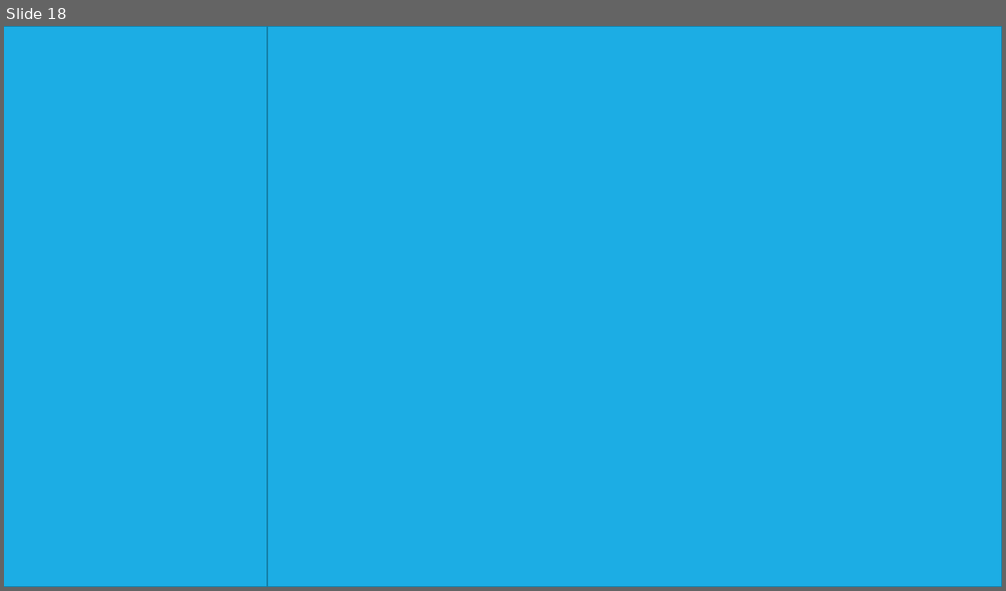
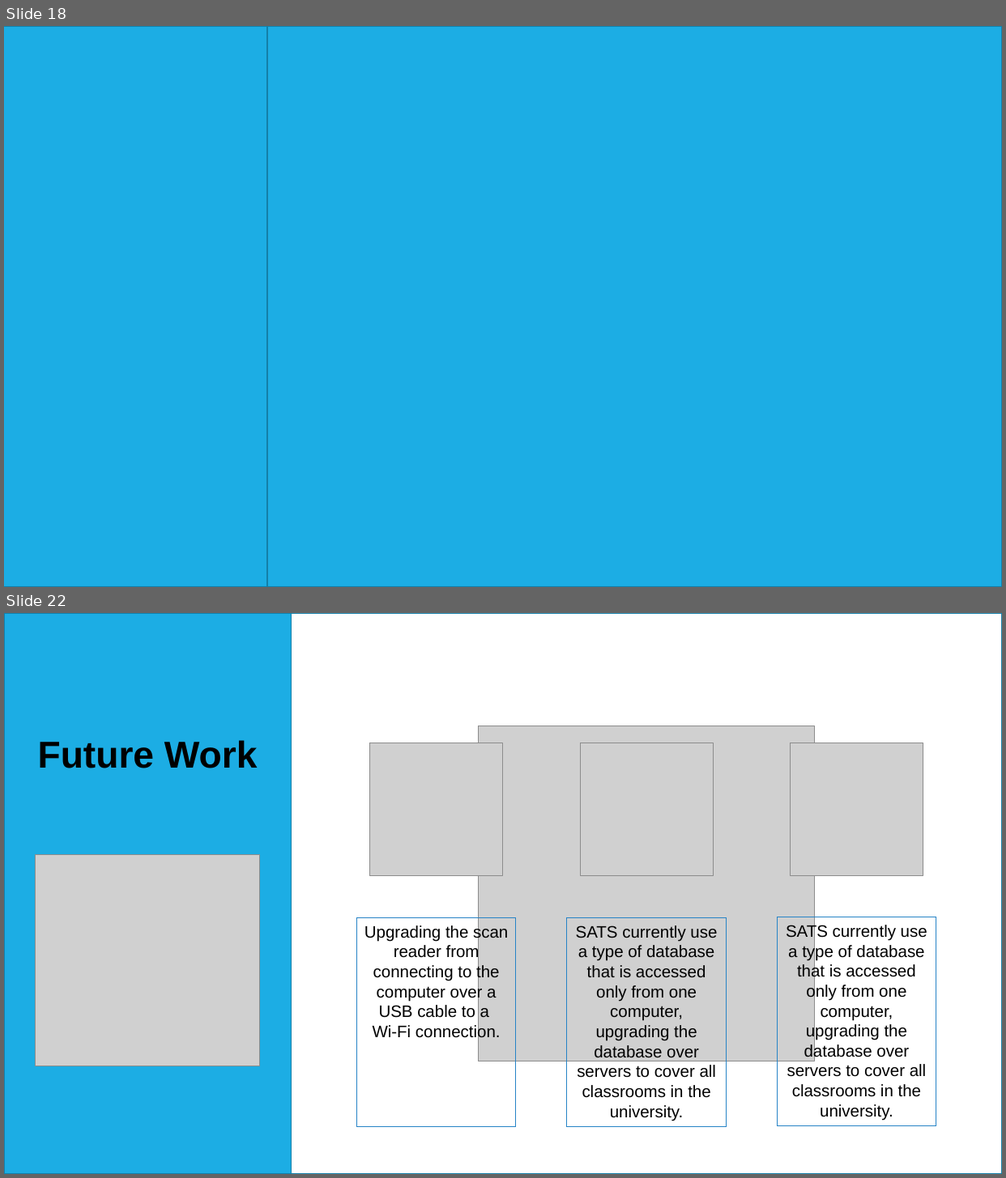
Before and after one commit to hashem-ali/SATS, a slide deck: ProjectPhases/Project-Phase-03-CS310-F-171.pptx. Shown one above the other, each under a label of ours: slide 18 before the commit, slides 18 and 22 after it; the slides between them are not shown. The pictures are 1006x591 and 1006x1178 pixels, drawn with LibreOffice and Linux fonts; fonts in the diff are those of the drawing; grey boxes stand for pictures. Boxes give left, top, right and bottom in pixels: in the first picture for what was removed or moved away, otherwise in the second. Text is boxed around its words. In the diff, an @@ line names an element or a change of style, - is before the commit and + after.

Commit message:
More Slides Uploaded

```diff
--- a/ProjectPhases/Project-Phase-03-CS310-F-171.pptx
+++ b/ProjectPhases/Project-Phase-03-CS310-F-171.pptx
@@ slide 22 added at <box>4,613,1002,1174</box>, background #FFFFFF; not listed: 1 template element that a slide beside it also shows @@
@@ rectangle added at <box>4,613,291,1174</box>, fill #1CADE4, outline #1580A9 1.25 pt @@
@@ rectangle added at <box>291,613,1002,1174</box>, fill #FFFFFF, outline #1580A9 1.25 pt, 18 pt, text #FFFFFF @@
+Upgrading the scan reader from connecting to the computer over a USB cable to a
+Wi-Fi connection
@@ picture added at <box>479,726,816,1062</box> @@
@@ text added at <box>38,740,258,769</box>, 36 pt, text #000000, bold @@
+Future Work
@@ picture added at <box>370,743,503,876</box> @@
@@ picture added at <box>581,743,714,876</box> @@
@@ picture added at <box>790,743,923,876</box> @@
@@ picture added at <box>36,855,260,1066</box> @@
@@ rectangle added at <box>356,918,515,1127</box>, outline #2683C6 0.75 pt, 16 pt, text #000000 @@
+Upgrading the scan reader from connecting to the computer over a USB cable to a
+Wi-Fi connection.
@@ rectangle added at <box>567,918,726,1127</box>, outline #2683C6 0.75 pt, 16 pt, text #000000 @@
+SATS currently use a type of database that is accessed only from one computer, upgrading the database over servers to cover all classrooms in the university.
@@ rectangle added at <box>778,917,936,1126</box>, outline #2683C6 0.75 pt, 16 pt, text #000000 @@
+SATS currently use a type of database that is accessed only from one computer, upgrading the database over servers to cover all classrooms in the university.
@@ line added from (103, 979) to (911, 979), #404040 1 pt @@
```
Also in this commit, not shown: 7 slides changed, 3 other slides added.
